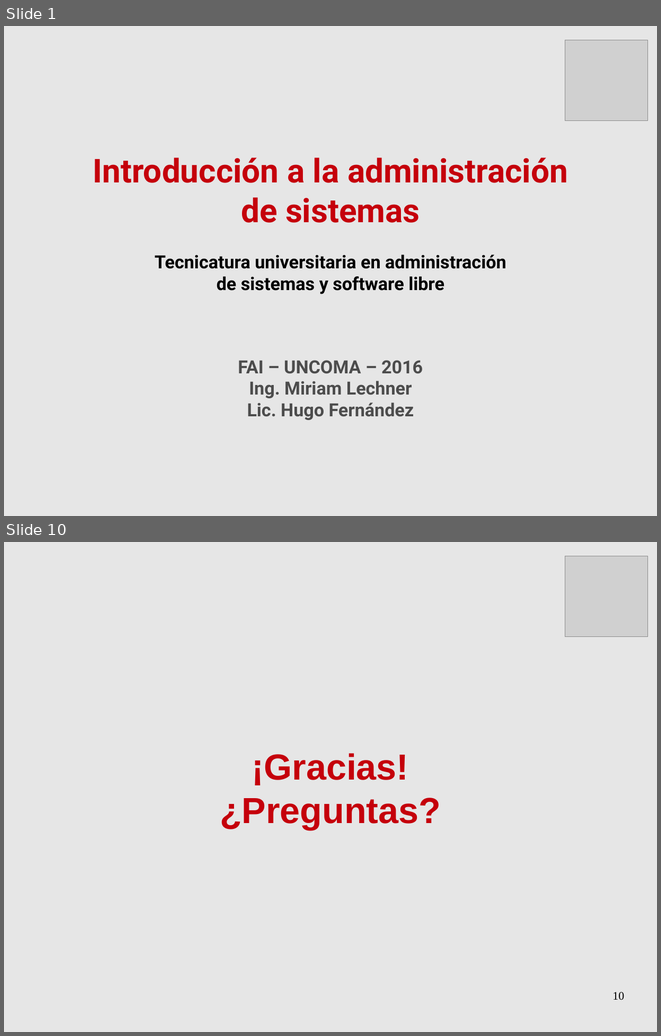
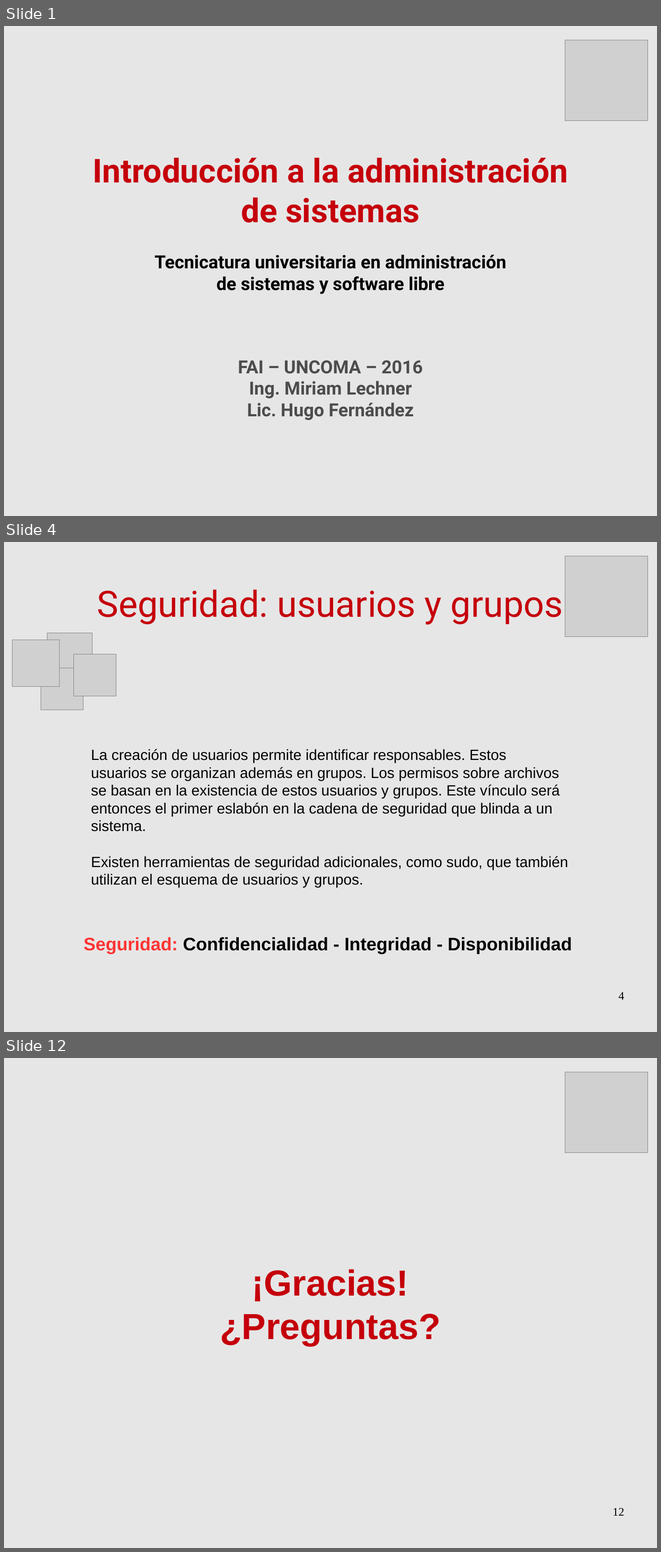
Before and after one commit to niniadcobre/iadmin, a slide deck: clases/IntroAdmin_clase7.odp. Shown one above the other, each under a label of ours: slides 1 and 10 before the commit, slides 1, 4 and 12 after it; the slides between them are not shown. The pictures are 661x1036 and 661x1552 pixels, drawn with LibreOffice and Linux fonts; fonts in the diff are those of the drawing; grey boxes stand for pictures. Boxes give left, top, right and bottom in pixels: in the first picture for what was removed or moved away, otherwise in the second. Text is boxed around its words. In the diff, an @@ line names an element or a change of style, - is before the commit and + after.

Commit message:
clase 7 usuarios final

```diff
--- a/clases/IntroAdmin_clase7.odp
+++ b/clases/IntroAdmin_clase7.odp
@@ slide 4 added at bbox=[4, 542, 657, 1032], background #E6E6E6 @@
@@ picture added at bbox=[565, 556, 647, 637] @@
@@ title added at bbox=[97, 589, 563, 625], 44 pt, text #C5000B @@
+Seguridad: usuarios y grupos
@@ group added at bbox=[12, 633, 116, 711]: 4 pictures @@
@@ text added at bbox=[91, 749, 568, 887], 18 pt, text #000000 @@
+La creación de usuarios permite identificar responsables. Estos
+usuarios se organizan además en grupos. Los permisos sobre archivos
+se basan en la existencia de estos usuarios y grupos. Este vínculo será
+entonces el primer eslabón en la cadena de seguridad que blinda a un
+sistema.
+Existen herramientas de seguridad adicionales, como sudo, que también
+utilizan el esquema de usuarios y grupos.
@@ text added at bbox=[84, 937, 572, 953], 22 pt, text #000000, bold @@
+Seguridad: Confidencialidad - Integridad - Disponibilidad
@@ page number added at bbox=[618, 991, 624, 999], 14 pt, text #000000 @@
+4
@@ what was slide 10 is now slide 12 @@
@@ page number at bbox=[612, 1507, 624, 1515]: text changed @@
-10
+12
```
Also in this commit, not shown: 7 slides changed, 2 other slides added, 1 slide removed.
